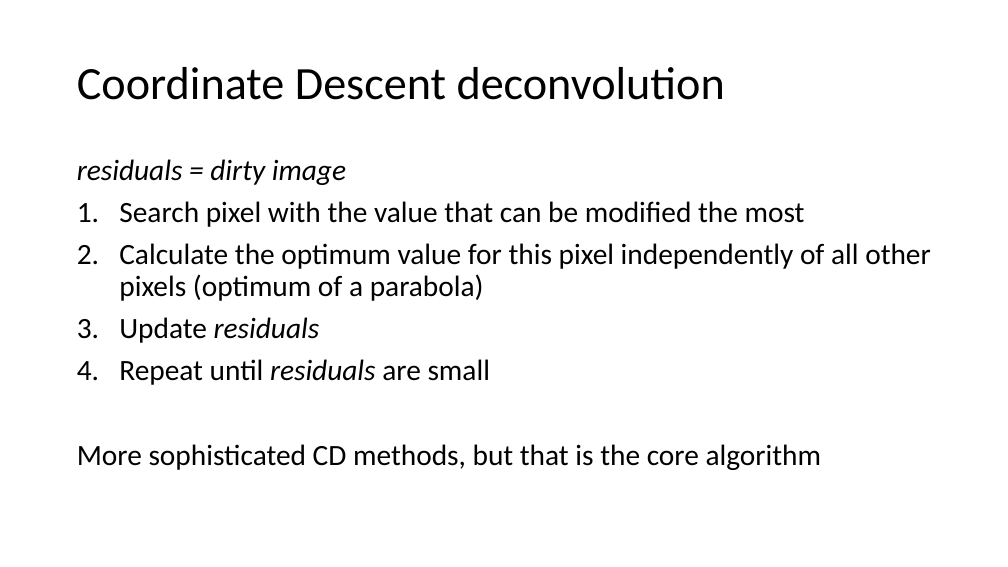
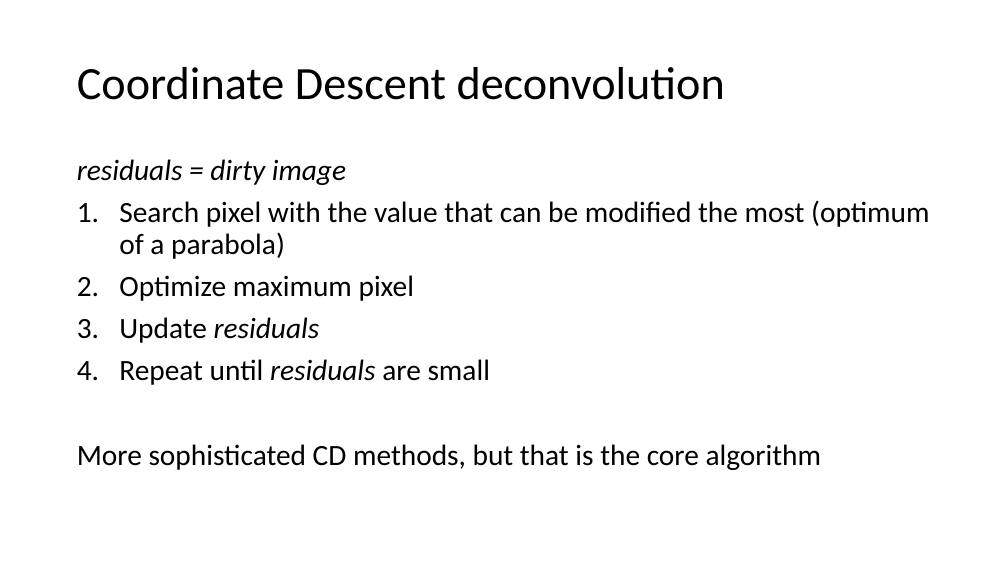
Before and after one commit to lord-blueberry/p9-doc, a slide deck: slide 10 of SKA-Days/pp.pptx. Drawn at 1008x567 pixels with LibreOffice and Linux fonts; fonts in the diff are those of the drawing. Boxes give left, top, right and bottom in pixels: in the first picture for what was removed or moved away, otherwise in the second. Text is boxed around its words. In the diff, an @@ line names an element or a change of style, - is before the commit and + after.

```diff
--- a/SKA-Days/pp.pptx
+++ b/SKA-Days/pp.pptx
@@ text at (119,200,929,301): text changed @@
-1. Search pixel with the value that can be modified the most
-2. Calculate the optimum value for this pixel independently of all other pixels (optimum of a parabola)
+1. Search pixel with the value that can be modified the most (optimum of a parabola)
+2. Optimize maximum pixel
```
Also in this commit, not shown: 5 other files.
